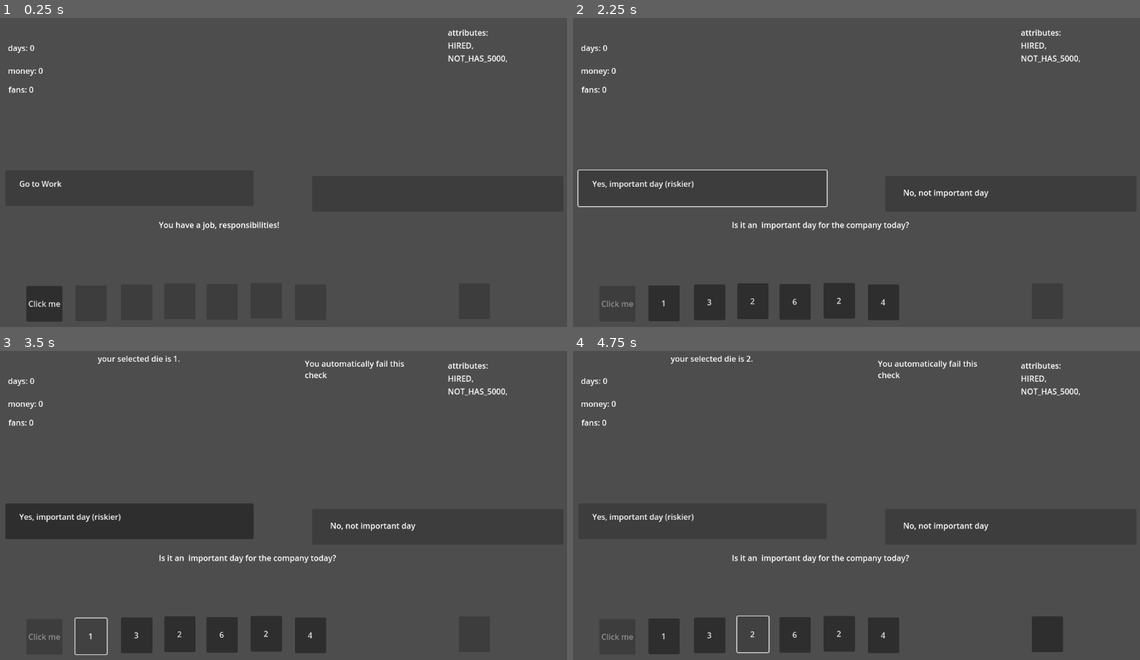
Above: before the commit, frames 1-4 (two rows, left to right).
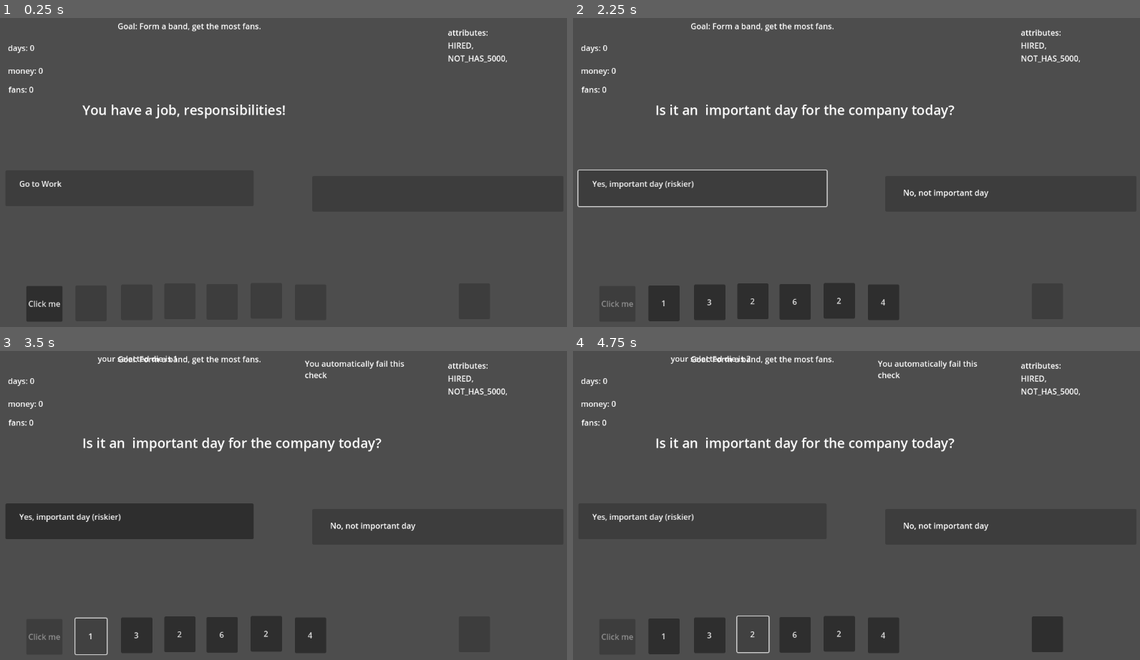
Above: after the commit, the same moments.

Repository: pjsheeha/cantwejuststartaband
Game: Godot game, scene res://UI/ui.tscn
Same seed, same stepped clock (60 frames per second), same inputs: the game is played once before the commit and once after it.
Inputs:
- Up to frame 1 (0.25 s): no input
- Up to frame 2 (2.25 s): click "Click me" at 0.5 s; click "Go to Work" at 1.25 s; click "Is it an important day for th…" at 2 s
- Up to frame 3 (3.5 s): click "1" at 2.75 s
- Up to frame 4 (4.75 s): click "3" at 3.5 s; click "2" at 4.25 s

The runs differ from the first frame. In frame 1, 1.0% of the frame differs, in the area x 14-51%, y 1-69%; in frame 2, 1.3%, in the area x 14-68%, y 1-69%; in frame 3, 1.3%; in frame 4, 1.3%.

Commit message:
stable playtest nov11

Diff:
--- a/UI/Control_UI.gd
+++ b/UI/Control_UI.gd
@@ -1,24 +1,27 @@
 extends Control
-@onready var daysLabel = get_node("days");
-@onready var fansLabel = get_node("fans");
-@onready var moneyLabel = get_node("money");
-@onready var attributesLabel = get_node("attributes");
-@onready var roll_daily = get_node("roll-day");
-@onready var die1 = get_node("die1");
-@onready var die2 = get_node("die2");
-@onready var die3 = get_node("die3");
-@onready var die4 = get_node("die4");
-@onready var die5 = get_node("die5");
-@onready var die6 = get_node("die6");
-@onready var yourdie = get_node("yourdie");
-@onready var selectedText = get_node("selected");
-@onready var resultsText = get_node("results");
-@onready var whoWinsText = get_node("whowins");
-@onready var option1 = get_node("option1");
-@onready var option2 = get_node("option2");
-@onready var currentPos = get_node("position-label");
-@onready var winPosition = get_node("option1/win-position");
-@onready var losePosition = get_node("option2/lose-position");
+@onready var daysLabel = get_node("display/days");
+@onready var fansLabel = get_node("display/fans");
+@onready var moneyLabel = get_node("display/money");
+@onready var attributesLabel = get_node("display/attributes");
+@onready var roll_daily = get_node("display/roll-day");
+@onready var die1 = get_node("display/die1");
+
+@onready var die2 = get_node("display/die2");
+@onready var die3 = get_node("display/die3");
+@onready var die4 = get_node("display/die4");
+@onready var die5 = get_node("display/die5");
+@onready var die6 = get_node("display/die6");
+@onready var yourdie = get_node("display/yourdie");
+@onready var selectedText = get_node("display/selected");
+@onready var resultsText = get_node("display/results");
+@onready var whoWinsText = get_node("display/whowins");
+@onready var option1 = get_node("display/option1");
+@onready var option2 = get_node("display/option2");
+@onready var currentPos = get_node("display/position-label");
+@onready var winPosition = get_node("display/option1/win-position");
+@onready var losePosition = get_node("display/option2/lose-position");
+@onready var display = get_node("display");
+@onready var feedback = get_node("feedback");
 
 var temp_attr = '';
 var dice;
@@ -43,6 +46,7 @@
 var spaces_to_go = 0;
 var substituting = false;
 var money = 0;
+var health = 6;
 var direction = -1;
 var automatic_status = 'none';
 var temp_money = 0;
@@ -50,7 +54,8 @@
 # Called when the node enters the scene tree for the first time.
 func _ready():
 	roll_daily.text = "Click me"
-
+	feedback.visible = false;
+	display.visible =true;
 	randomize();
 
 	dice = [die1,die2,die3,die4,die5,die6]
@@ -65,6 +70,7 @@
 	json_data = load_json_file(json_scene)
 
 	attributes.append('HIRED');
+
 	setupAll();
 	initialRoll();
 
@@ -72,10 +78,27 @@
 
 func initialRoll():
 	roll_daily.disabled = false;
-	for die in dice :
-		die.disabled = true;
+	print(health)
+	for die in health :
+		dice[die].disabled = true;
+	print(dice)
+	var newdice =[]
+	for d in dice.size() :
+
+		if (d>health-1):
+			print('true')
+			dice[d].visible = false;
+
+		else:
+			newdice.append(dice[d])
+	dice = newdice;
 	option1.disabled = true;
 	option2.disabled = true;
+
+func makeEverythingInvisible():
+	feedback.visible = true;
+	display.visible =false;
+	print('p')
 
 func setupAll():
 	resultsText.text = '';
@@ -89,16 +112,21 @@
 	for a in attributes:
 		if (a == json_data['stages'][current_json_id]['substituteIf']):
 			json_stage = json_data['stages'][current_json_id]['substituteObject'];
+	if (current_json_id <24):
+		direction = -1
+
+	if (current_json_id >24):
+		direction = 1
+
+	#automatic_status = "none"
+
 	deciding_die()
 	if (json_stage["value"] == 1337):	##1337 is FIRED
 		if (attributes.count('FIRED')==0):
 			attributes.append('FIRED');
 			if (attributes.count('HIRED')>0):
 				attributes.remove_at(attributes.find('HIRED'));
-	elif (json_stage["value"] == 1000):
-		#if (attributes.count('NEEDS_NOT_MET')==0):	#1000 is NEEDS_NOT_MET
-			#attributes.append('NEEDS_NOT_MET');
-		print('Hello')
+
 	elif (json_stage["value"] == 7430): 	#7430 is HAS_BAND
 		if (attributes.count('HAS_BAND')==0):
 			attributes.append('HAS_BAND');
@@ -140,7 +168,8 @@
 	elif (json_stage["value"] == 8080):	#8080 is remove IRA
 		if (attributes.count('IRA')>0):
 			attributes.remove_at(attributes.find('IRA'));
-
+	elif (json_stage["value"] == 5432):	#5432 is sent to prison
+		health-=3;
 	elif (json_stage["value"] == 5550):	#5550 is remove NEEDS_NOT_MET
 		if (attributes.count('NEEDS_NOT_MET')>0):
 			attributes.remove_at(attributes.find('NEEDS_NOT_MET'));
@@ -196,16 +225,15 @@
 	elif (json_stage["value"] == 2244): #NEEDS_MET
 		inflation_value_result(600)
 
-		print('hello')
 		if money >= 600+inflation_value:
-			print('opt1disabledfalse')
+
 			temp_money = 600+inflation_value
 
 			option1.disabled = false
 			option2.disabled = false
 			automatic_status = "true"
 		else:
-			print('opt2disabledfalse')
+
 			option1.disabled = true
 			option2.disabled = false
 			automatic_status = "false"
@@ -215,7 +243,7 @@
 
 
 
-	print(dieDailyArchive);
+
 	for d in dieDailyArchive:
 
 
@@ -236,22 +264,18 @@
 	fansLabel.text = "fans: "+str(fans);
 	moneyLabel.text = "money: "+ str(money);
 	daysLabel.text = "days: "+str(days);
-
-	if (json_stage["myId"] ==23):
-		direction = -1
-	if (json_stage["myId"] >25):
+	if (current_json_id == 24):
+		roll_daily_rolled = false
 		direction = 1
-	if (json_stage["myId"] == 24):
-		roll_daily_rolled = false
-		if (attributes.has("NEEDS_MET")):
-			attributes.remove_at(attributes.find('NEEDS_MET'));
-		else:
-			var opop = 0
-			var goalToDelete = randi() % dice.size();
-			for d in dice.size():
-				if (goalToDelete == opop):
-					dice.remove_at(attributes.find(dice[d]));
-				opop += 1;
+		if (days>0):
+			if (attributes.has("NEEDS_MET")):
+				attributes.remove_at(attributes.find('NEEDS_MET'));
+			else:
+				if (health > 0):
+					health -=1
+				if (health == 0):
+					makeEverythingInvisible();
+
 
 		diceVals = [0,0,0,0,0,0]
 		for o in dice:
@@ -259,7 +283,7 @@
 		dieDailyArchive.clear();
 		initialRoll();
 	#
-	#automatic_status = "none"
+
 #	pass
 
 func inflation_value_result(temp_money_val):
@@ -268,8 +292,7 @@
 
 		if (attributes.count('IRA')>0):
 			inflation_value = 0
-		else:
-			inflation_value = 0
+
 
 func deciding_die():
 	var winId = 0;
@@ -280,7 +303,7 @@
 		for p in dice:
 			p.disabled = false
 		winId = current_json_id + direction;
-		loseId= current_json_id + -1*direction;
+		loseId= current_json_id + (-1*direction);
 		option1.disabled = true;
 		option2.disabled = true;
 		win = json_data['stages'][winId]['title']
@@ -290,7 +313,7 @@
 			p.disabled = true
 		winId = current_json_id + direction;
 		#money+=json_stage['value']
-		loseId= current_json_id + -1*direction;
+		loseId= current_json_id + (-1*direction);
 		option1.disabled = true;
 		option2.disabled = true;
 		win = json_data['stages'][winId]['title']
@@ -346,7 +369,7 @@
 		current_json_id = json_stage["spacesForward"];
 
 	elif (json_stage["type"] == 'contest'):
-		print('dio', dieIndex)
+
 		dieDailyArchive.append(dieIndex);
 		if (opt == 1):
 
@@ -354,7 +377,7 @@
 		elif (opt == 2):
 			current_json_id += -1*direction;
 	if (json_stage["type"] == 'payout'):
-		print(automatic_status);
+
 		if (opt == 1):
 			money -= temp_money
 			if (attributes.count(temp_attr)==0):
@@ -397,14 +420,27 @@
 		#dieDailyArchive.append(dieIndex);
 
 
-
-
-	if (dieDailyArchive.size() >= 6):
+	if (current_json_id == 81 or current_json_id == 79):
+
 		current_json_id = 24;
 		days +=1;
+		setupAll();
+
 		dieDailyArchive.clear();
 		roll_daily_rolled = false
-	setupAll();
+	else:
+		if (dieDailyArchive.size() >= health):
+			if (current_json_id == 94 or current_json_id == 92):
+				print('hello')
+			else:
+				current_json_id = 80;
+			setupAll();
+
+
+		else:
+			setupAll();
+
+
 
 
 	pass
--- a/UI/ui.tscn
+++ b/UI/ui.tscn
@@ -11,70 +11,75 @@
 offset_bottom = 40.0
 script = ExtResource("1_0e0h2")
 
-[node name="die1" type="Button" parent="Control2"]
-layout_mode = 2
+[node name="display" type="Control" parent="Control2"]
+anchors_preset = 0
+offset_right = 40.0
+offset_bottom = 40.0
+
+[node name="die1" type="Button" parent="Control2/display"]
+layout_mode = 0
 offset_left = 162.0
 offset_top = 544.0
 offset_right = 225.0
 offset_bottom = 616.0
 
-[node name="die2" type="Button" parent="Control2"]
-layout_mode = 2
+[node name="die2" type="Button" parent="Control2/display"]
+layout_mode = 0
 offset_left = 254.0
 offset_top = 542.0
 offset_right = 317.0
 offset_bottom = 614.0
 
-[node name="die3" type="Button" parent="Control2"]
-layout_mode = 2
+[node name="die3" type="Button" parent="Control2/display"]
+layout_mode = 0
 offset_left = 341.0
 offset_top = 540.0
 offset_right = 404.0
 offset_bottom = 612.0
 
-[node name="die4" type="Button" parent="Control2"]
-layout_mode = 2
+[node name="die4" type="Button" parent="Control2/display"]
+layout_mode = 0
 offset_left = 426.0
 offset_top = 541.0
 offset_right = 489.0
 offset_bottom = 613.0
 
-[node name="die5" type="Button" parent="Control2"]
-layout_mode = 2
+[node name="die5" type="Button" parent="Control2/display"]
+layout_mode = 0
 offset_left = 515.0
 offset_top = 539.0
 offset_right = 578.0
 offset_bottom = 611.0
 
-[node name="die6" type="Button" parent="Control2"]
-layout_mode = 2
+[node name="die6" type="Button" parent="Control2/display"]
+layout_mode = 0
 offset_left = 604.0
 offset_top = 542.0
 offset_right = 667.0
 offset_bottom = 614.0
 
-[node name="yourdie" type="Button" parent="Control2"]
-layout_mode = 2
+[node name="yourdie" type="Button" parent="Control2/display"]
+layout_mode = 0
 offset_left = 934.0
 offset_top = 540.0
 offset_right = 997.0
 offset_bottom = 612.0
 
-[node name="roll-day" type="Button" parent="Control2"]
-layout_mode = 2
+[node name="roll-day" type="Button" parent="Control2/display"]
+layout_mode = 0
 offset_left = 63.0
 offset_top = 545.0
 offset_right = 126.0
 offset_bottom = 617.0
 
-[node name="option1" type="Button" parent="Control2"]
-layout_mode = 2
+[node name="option1" type="Button" parent="Control2/display"]
+layout_mode = 0
 offset_left = 639.0
 offset_top = 323.0
 offset_right = 1145.0
 offset_bottom = 395.0
 
-[node name="win-position" type="RichTextLabel" parent="Control2/option1"]
+[node name="win-position" type="RichTextLabel" parent="Control2/display/option1"]
 layout_mode = 0
 offset_left = 36.0
 offset_top = 22.0
@@ -83,14 +88,14 @@
 mouse_filter = 2
 text = "sdlkasldjsalkjdklajdkljakjddlkasjkdasldjaklsdjlskajdlkajsdlka"
 
-[node name="option2" type="Button" parent="Control2"]
-layout_mode = 2
+[node name="option2" type="Button" parent="Control2/display"]
+layout_mode = 0
 offset_left = 21.0
 offset_top = 312.0
 offset_right = 521.0
 offset_bottom = 384.0
 
-[node name="lose-position" type="RichTextLabel" parent="Control2/option2"]
+[node name="lose-position" type="RichTextLabel" parent="Control2/display/option2"]
 layout_mode = 0
 offset_left = 28.0
 offset_top = 15.0
@@ -100,36 +105,39 @@
 mouse_filter = 2
 text = "sdlkasldjsalkjdklajdkljakjddlkasjkdasldjaklsdjlskajdlkajsdlka"
 
-[node name="selected" type="RichTextLabel" parent="Control2"]
+[node name="selected" type="RichTextLabel" parent="Control2/display"]
 layout_mode = 0
 offset_left = 207.0
 offset_top = 8.0
 offset_right = 431.0
 offset_bottom = 80.0
 
-[node name="position-label" type="RichTextLabel" parent="Control2"]
+[node name="position-label" type="RichTextLabel" parent="Control2/display"]
 layout_mode = 0
-offset_left = 330.0
-offset_top = 410.0
-offset_right = 831.0
-offset_bottom = 482.0
+offset_left = 176.0
+offset_top = 171.0
+offset_right = 997.0
+offset_bottom = 300.0
+theme_override_font_sizes/normal_font_size = 27
+theme_override_font_sizes/bold_font_size = 4
 text = "sdlkasldjsalkjdklajdkljakjddlkasjkdasldjaklsdjlskajdlkajsdlka"
+text_direction = 1
 
-[node name="results" type="RichTextLabel" parent="Control2"]
+[node name="results" type="RichTextLabel" parent="Control2/display"]
 layout_mode = 0
 offset_left = 476.0
 offset_top = 13.0
 offset_right = 575.0
 offset_bottom = 85.0
 
-[node name="whowins" type="RichTextLabel" parent="Control2"]
+[node name="whowins" type="RichTextLabel" parent="Control2/display"]
 layout_mode = 0
 offset_left = 624.0
 offset_top = 18.0
 offset_right = 840.0
 offset_bottom = 90.0
 
-[node name="days" type="Label" parent="Control2"]
+[node name="days" type="Label" parent="Control2/display"]
 layout_mode = 1
 anchors_preset = -1
 offset_left = 26.0
@@ -138,7 +146,16 @@
 offset_bottom = 79.0
 text = "days: "
 
-[node name="money" type="Label" parent="Control2"]
+[node name="goal" type="Label" parent="Control2/display"]
+layout_mode = 1
+anchors_preset = -1
+offset_left = 247.0
+offset_top = 9.0
+offset_right = 363.0
+offset_bottom = 35.0
+text = "Goal: Form a band, get the most fans."
+
+[node name="money" type="Label" parent="Control2/display"]
 layout_mode = 1
 anchors_preset = -1
 offset_left = 26.0
@@ -147,7 +164,7 @@
 offset_bottom = 125.0
 text = "money: "
 
-[node name="fans" type="Label" parent="Control2"]
+[node name="fans" type="Label" parent="Control2/display"]
 layout_mode = 1
 anchors_preset = -1
 offset_left = 27.0
@@ -156,7 +173,7 @@
 offset_bottom = 163.0
 text = "fans: "
 
-[node name="attributes" type="Label" parent="Control2"]
+[node name="attributes" type="Label" parent="Control2/display"]
 layout_mode = 1
 anchors_preset = -1
 offset_left = 912.0
@@ -164,3 +181,14 @@
 offset_right = 1129.0
 offset_bottom = 307.0
 text = "attributes: "
+
+[node name="feedback" type="Control" parent="Control2"]
+anchors_preset = 0
+offset_right = 40.0
+offset_bottom = 40.0
+
+[node name="gameOver" type="Label" parent="Control2/feedback"]
+layout_mode = 0
+offset_right = 40.0
+offset_bottom = 23.0
+text = "Ga,e Over"
--- a/my_scene.json
+++ b/my_scene.json
@@ -473,7 +473,7 @@
 			"description": "",
 			"value": 9164,
 			"type": "a",
-			"spacesForward": 5,
+			"spacesForward": 6,
 			"substituteIf": "HAS_BAND_NAME",
 			"substituteObject": {
 				"myId": 39,
@@ -547,13 +547,13 @@
 			"description": "",
 			"value": 8032,
 			"type": "a",
-			"spacesForward": -10,
+			"spacesForward": -11,
 			"substituteIf": "",
 			"substituteObject": {}
 		},
 		{
 			"myId": 45,
-			"title": "Band funds can afford basic materials",
+			"title": "Band funds can afford basic materials (need $500 + inflation)",
 			"description": "",
 			"value": 6115,
 			"type": "payout",
@@ -585,7 +585,7 @@
 			"description": "",
 			"value": 0,
 			"type": "a",
-			"spacesForward": 4,
+			"spacesForward": 16,
 			"substituteIf": "",
 			"substituteObject": {}
 		},
@@ -734,8 +734,8 @@
 			"title": "Police arrest you for begging",
 			"description": "",
 			"value": 0,
-			"type": "a",
-			"spacesForward": 5,
+			"type": "teleport",
+			"spacesForward": 96,
 			"substituteIf": "",
 			"substituteObject": {}
 		},
@@ -885,7 +885,7 @@
 			"description": "",
 			"value": 6969,
 			"type": "a",
-			"spacesForward": 4,
+			"spacesForward": 6,
 			"substituteIf": "",
 			"substituteObject": {}
 		},
@@ -905,7 +905,7 @@
 			"description": "",
 			"value": 9696,
 			"type": "a",
-			"spacesForward": 2,
+			"spacesForward": 4,
 			"substituteIf": "",
 			"substituteObject": {}
 		},
@@ -915,7 +915,7 @@
 			"description": "",
 			"value": 5550,
 			"type": "a",
-			"spacesForward": 4,
+			"spacesForward": 0,
 			"substituteIf": "",
 			"substituteObject": {}
 		},
@@ -935,13 +935,13 @@
 			"description": "",
 			"value": 5550,
 			"type": "a",
-			"spacesForward": 1,
+			"spacesForward": 0,
 			"substituteIf": "",
 			"substituteObject": {}
 		},
 		{
 			"myId": 82,
-			"title": "Have meal withfamily",
+			"title": "Cooking your meals",
 			"description": "",
 			"value": 0,
 			"type": "a",
@@ -1042,10 +1042,10 @@
 		{
 			"myId": 92,
 			"title": "No there isn't",
-			"description": "No, there isnʼtDo you want togo on tour? BACK TOBEGIN DAY",
+			"description": "No, there isnʼt BACK TO BEGIN DAY",
 			"value": 8080,
 			"type": "teleport",
-			"spacesForward": 24,
+			"spacesForward": 80,
 			"substituteIf": "",
 			"substituteObject": {}
 		},
@@ -1061,41 +1061,41 @@
 		},
 		{
 			"myId": 94,
-			"title": "Yes thereʼs aninflation program(Gain inflation matchtoken) BACK TO BEGIN DAY",
+			"title": "Yes thereʼs an inflation program(Gain inflation matchtoken) BACK TO BEGIN DAY",
 			"description": "",
 			"value": 1212,
 			"type": "teleport",
-			"spacesForward": 24,
+			"spacesForward": 80,
 			"substituteIf": "",
 			"substituteObject": {}
 		},
 		{
 			"myId": 95,
-			"title": "",
-			"description": "",
-			"value": 0,
-			"type": "",
-			"spacesForward": 0,
+			"title": "Sentenced to aprison stay Stay here for 3rolls(Lose 3 energydie)",
+			"description": "",
+			"value": 5432,
+			"type": "teleport",
+			"spacesForward": 77,
 			"substituteIf": "",
 			"substituteObject": {}
 		},
 		{
 			"myId": 96,
-			"title": "",
-			"description": "",
-			"value": 0,
-			"type": "",
+			"title": "Taken to thestation for vagrancy",
+			"description": "",
+			"value": 0,
+			"type": "contest",
 			"spacesForward": 0,
 			"substituteIf": "",
 			"substituteObject": {}
 		},
 		{
 			"myId": 97,
-			"title": "",
-			"description": "",
-			"value": 0,
-			"type": "",
-			"spacesForward": 0,
+			"title": "Get on parole",
+			"description": "",
+			"value": 0,
+			"type": "teleport",
+			"spacesForward": 77,
 			"substituteIf": "",
 			"substituteObject": {}
 		}
